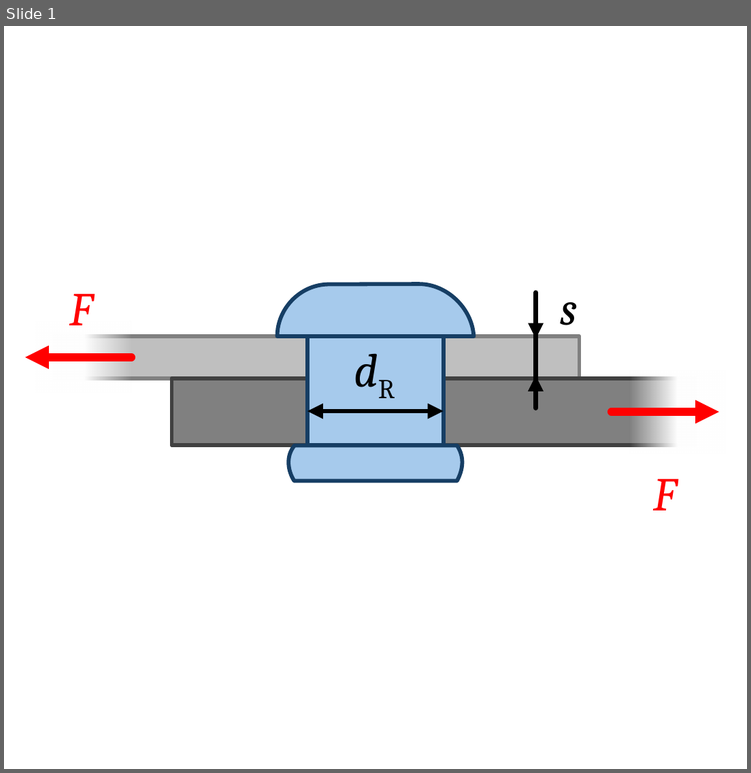
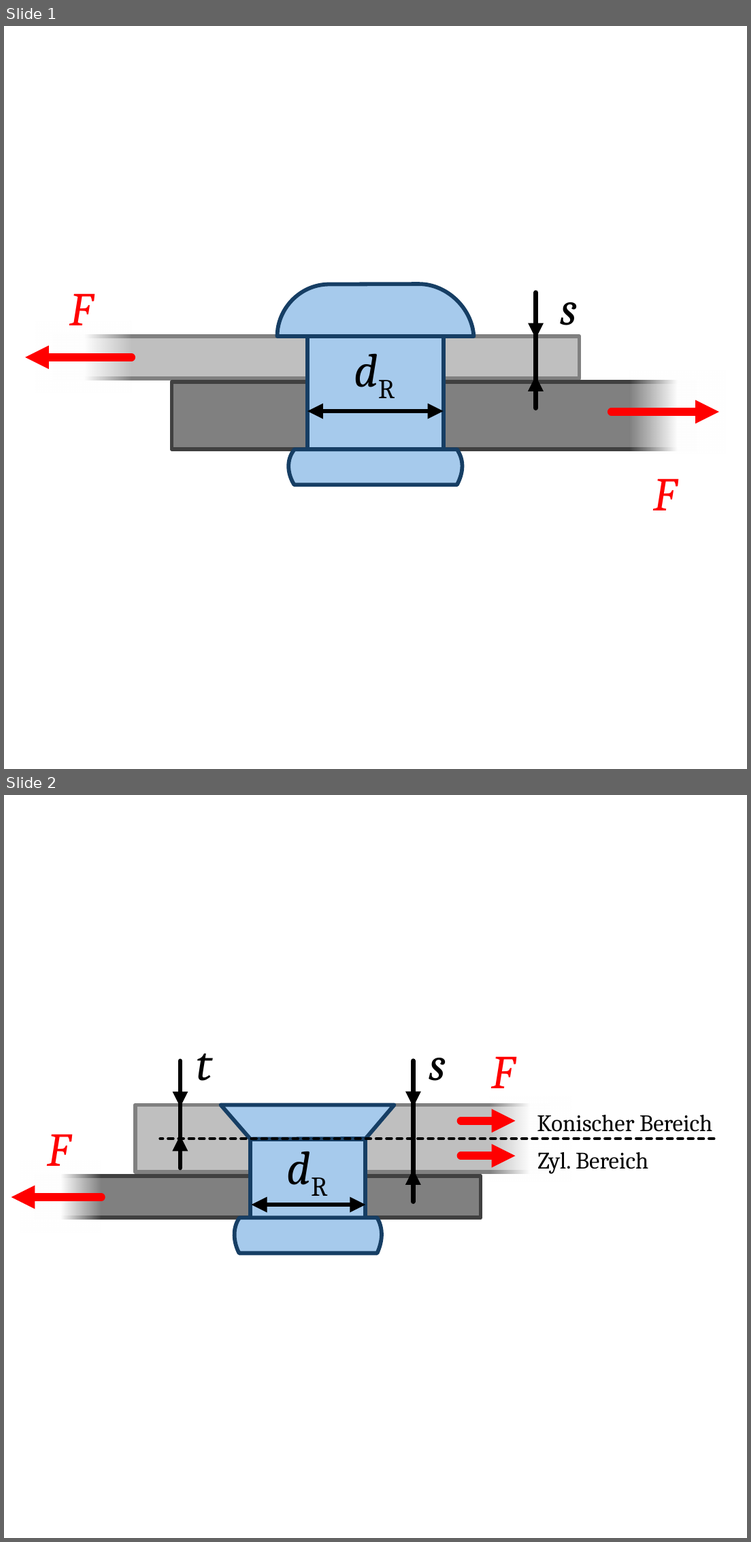
Before and after one commit to m4zeRobot/Project-FoSa, a slide deck: LaTeX B.Sc. LRT/Konstruktionslehre 1&2/images/KE-Images.pptx. Shown one above the other, each under a label of ours: slide 1 before the commit, slides 1 and 2 after it. The pictures are 751x773 and 751x1542 pixels, drawn with LibreOffice and Linux fonts; fonts in the diff are those of the drawing. Boxes give left, top, right and bottom in pixels: in the first picture for what was removed or moved away, otherwise in the second. Text is boxed around its words. In the diff, an @@ line names an element or a change of style, - is before the commit and + after.

```diff
--- a/LaTeX B.Sc. LRT/Konstruktionslehre 1&2/images/KE-Images.pptx
+++ b/LaTeX B.Sc. LRT/Konstruktionslehre 1&2/images/KE-Images.pptx
@@ slide 2 added at [4,795,747,1538], background #FFFFFF @@
@@ text added at [196,1053,213,1081], 18 pt, text #000000, italic @@
+t
@@ text added at [428,1057,445,1081], 18 pt, text #000000, italic @@
+s
@@ text added at [491,1056,514,1088], 18 pt, text #FF0000, italic @@
+F
@@ arrow added from (179, 1061) to (179, 1106), #000000 1.75 pt @@
@@ arrow added from (413, 1061) to (413, 1106), #000000 1.75 pt @@
@@ line added from (179, 1151) to (179, 1098), #000000 1.75 pt @@
@@ line added from (413, 1181) to (413, 1098), #000000 1.75 pt @@
@@ rectangle added at [488,1096,569,1181], fill gradient #FFFFFF @@
@@ rectangle added at [136,1104,251,1172], fill #BFBFBF, outline #808080 1.5 pt @@
@@ freeform shape added at [221,1104,394,1138], fill #A6CAEC, outline #163E64 1.5 pt @@
@@ rectangle added at [366,1104,549,1172], fill #BFBFBF, outline #808080 1.5 pt @@
@@ arrow added from (460, 1121) to (515, 1121), #FF0000 3 pt @@
@@ text added at [536,1115,712,1132], 9 pt, text #000000 @@
+Konischer Bereich
@@ text added at [48,1134,71,1175], 18 pt, text #FF0000, italic @@
+F
@@ line added from (713, 1138) to (160, 1138), #000000 1 pt dashed @@
@@ arrow added from (179, 1168) to (179, 1134), #000000 1.75 pt @@
@@ text added at [241,1130,370,1206], 18 pt, text #000000, italic @@
+dR
@@ rectangle added at [251,1138,366,1225], fill #A6CAEC, outline #163E64 1.5 pt @@
@@ rectangle added at [21,1161,102,1232], fill gradient #FFFFFF @@
@@ arrow added from (460, 1155) to (515, 1155), #FF0000 3 pt @@
@@ text added at [537,1152,648,1174], 9 pt, text #000000 @@
+Zyl. Bereich
@@ rectangle added at [36,1176,251,1217], fill #808080, outline #404040 1.5 pt @@
@@ rectangle added at [366,1176,481,1217], fill #808080, outline #404040 1.5 pt @@
@@ arrow added from (413, 1200) to (413, 1168), #000000 1.75 pt @@
@@ arrow added from (102, 1196) to (11, 1196), #FF0000 3 pt @@
@@ freeform shape added at [234,1217,381,1253], fill #A6CAEC, outline #163E64 1.5 pt @@
@@ double arrow added from (251, 1204) to (366, 1204), #000000 1.75 pt @@
@@ slide 1 changed as well @@
@@ rectangle: place and size @@
-rectangle at [307,335,443,444]
+rectangle at [307,335,443,448]
@@ 2 rectangles, 1 freeform shape: place and size @@
-2 rectangles, 1 freeform shape at [172,378,694,480]
+2 rectangles, 1 freeform shape at [172,382,694,484]
```
Also in this commit, not shown: 4 other slides added, 6 other files.
